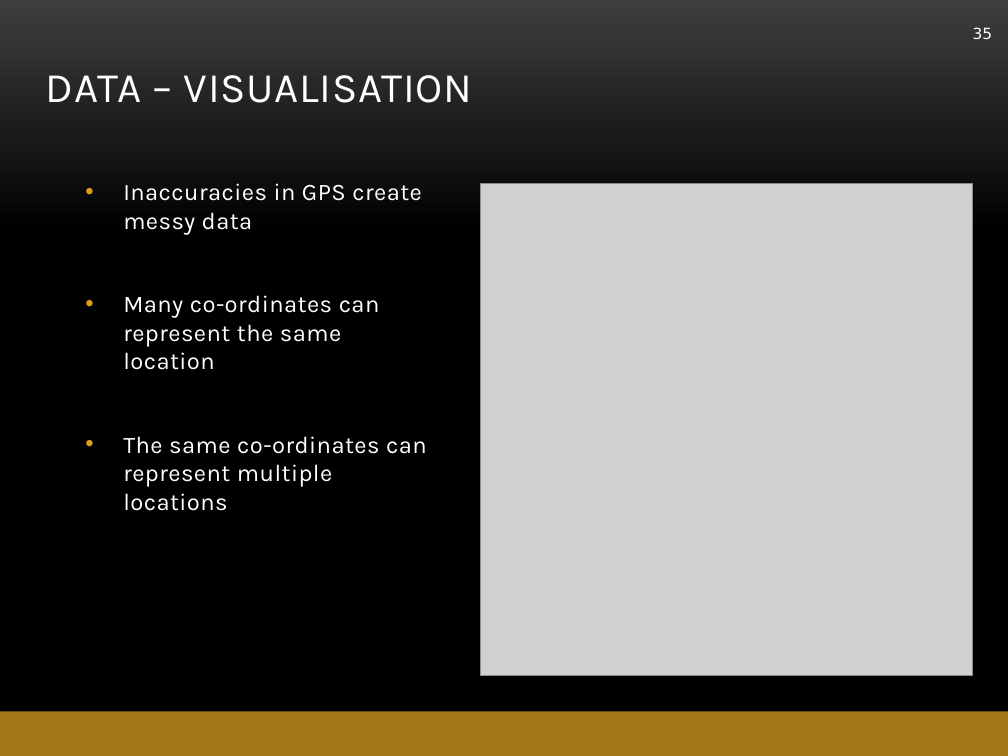
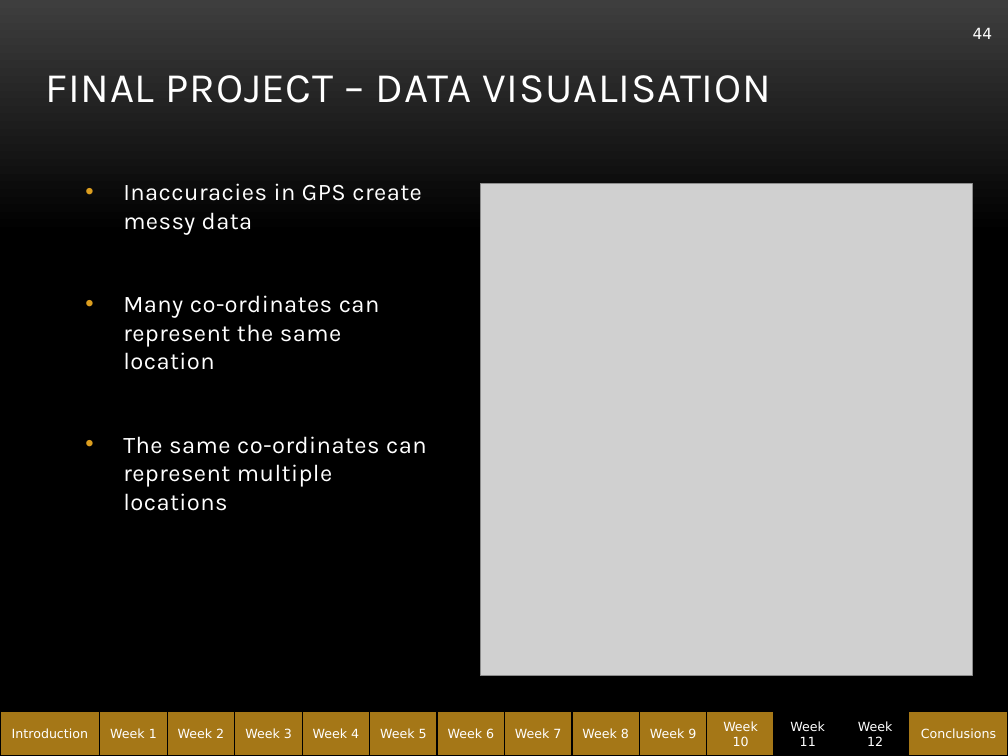
Before and after one commit to abe1ge/teletubbiesQAC, a slide deck: slide 44 of FinalPresentation.pptx (slide 35 before the commit). Drawn at 1008x756 pixels with LibreOffice and Linux fonts; fonts in the diff are those of the drawing; grey boxes stand for pictures; background and template pictures are left out. Boxes give left, top, right and bottom in pixels: in the first picture for what was removed or moved away, otherwise in the second. Text is boxed around its words. In the diff, an @@ line names an element or a change of style, - is before the commit and + after.

Commit message:
halfway through final project

```diff
--- a/FinalPresentation.pptx
+++ b/FinalPresentation.pptx
@@ page number at (x1=973, y1=27, x2=993, y2=39): text changed @@
-35
+44
@@ title at (x1=46, y1=75, x2=771, y2=103): text changed @@
-DATA – VISUALISATION
+FINAL PROJECT – DATA VISUALISATION
@@ group added at (x1=0, y1=712, x2=1008, y2=756): 14 rectangles @@
+Introduction
+Week 3
+Week 2
+Week 4
+Week 1
+Week 5
+Week 6
+Week 7
+Week 8
+Week 9
+Week 10
+Week 11
+Week 12
+Conclusions
```
Also in this commit, not shown: 7 other slides changed, 12 slides added, 1 slide removed.
